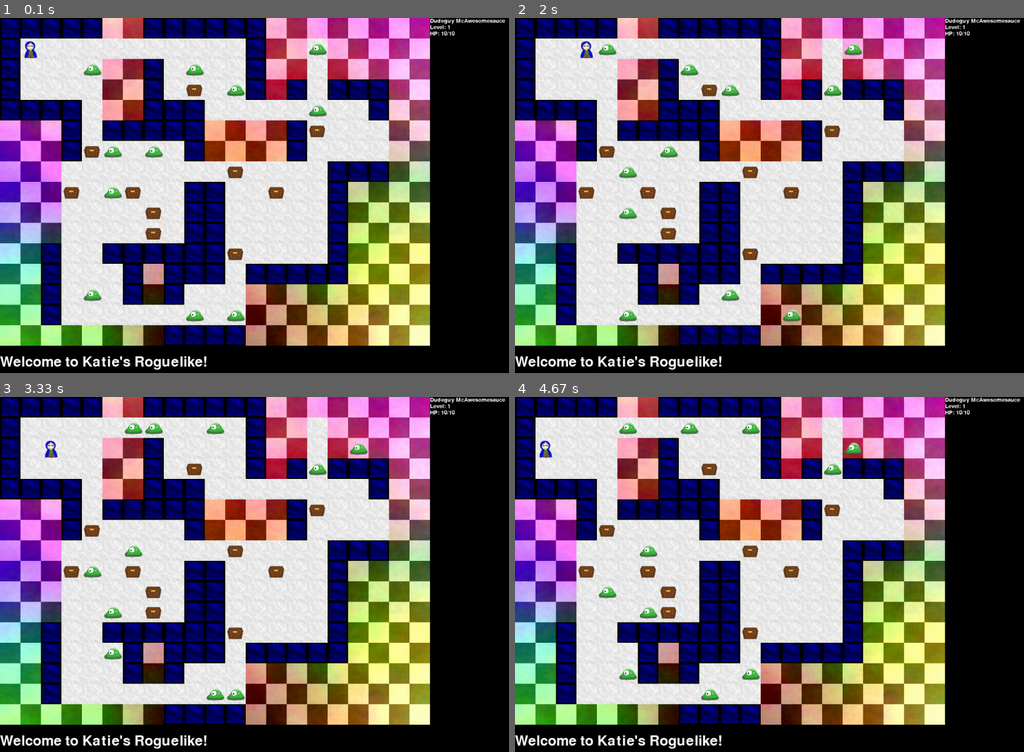
Above: before the commit, frames 1-4 (two rows, left to right).
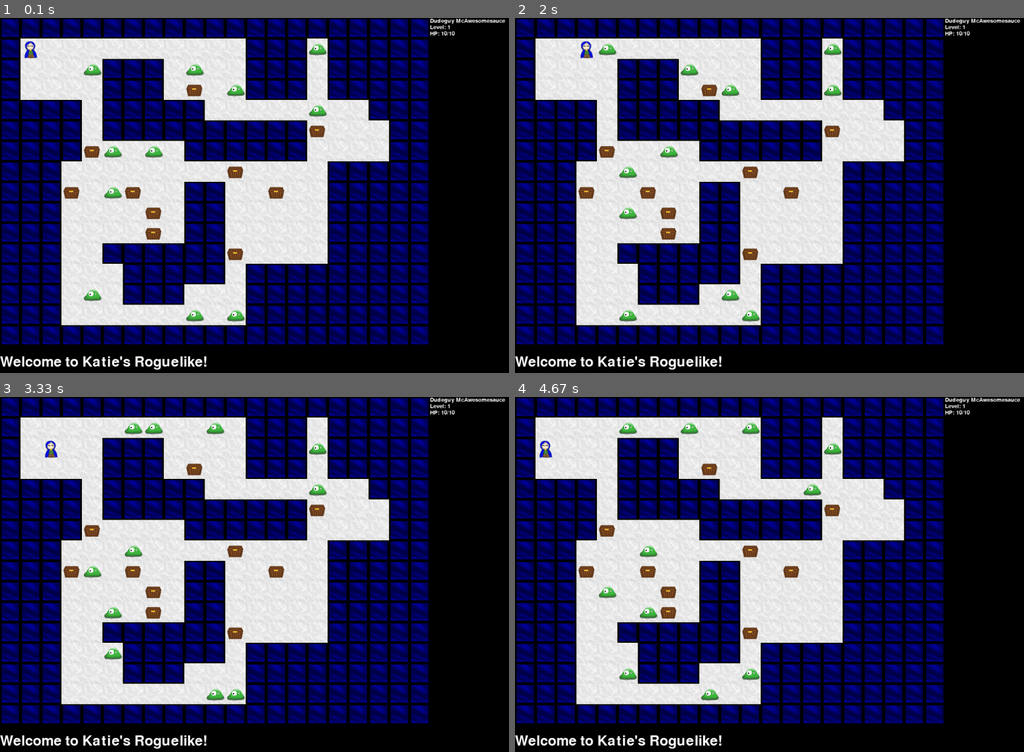
Above: after the commit, the same moments.

Repository: kcunning/Katie-s-Rougish-PyGame
Game: pygame game, started from main.py
Two runs of this game, one before a commit and one after it. Both use one fixed random seed, a clock stepped at 60 frames per second and the inputs below. The source is Python 2; it was converted automatically to run under Python 3.
Inputs:
- Up to frame 1 (0.1 s): no input
- Up to frame 2 (2 s): hold Right 0.33-0.8 s; hold Up 0.83-1.18 s; hold Right 1.22-1.68 s; hold Left from 1.72 s (still down)
- Up to frame 3 (3.33 s): release Left at 2.32 s; hold Down 2.35-3.12 s; hold Left from 3.15 s (still down)
- Up to frame 4 (4.67 s): release Left at 4.03 s; hold Up from 4.07 s (still down)

The runs differ from the first frame. In frame 1, 31% of the frame differs, in the area x 0-85%, y 0-93%; in frame 2, 31%; in frame 3, 31%; in frame 4, 31%.

Commit message:
OMG connected rooms!

Diff:
--- a/roguey/classes/constants.py
+++ b/roguey/classes/constants.py
@@ -7,7 +7,7 @@
 COLUMNS = 16
 ROWS = 21
 TREASURES = 10
-MAX_ROOMS = 7
+MAX_ROOMS = 10
 MONSTERS = 12
 TILE_SIZE = 48
 DIRECTIONS = ['north', 'south', 'east', 'west']
--- a/roguey/classes/gamemap.py
+++ b/roguey/classes/gamemap.py
@@ -44,6 +44,13 @@
                 if not self.treasure[row][col] and self.floor[row][col]:
                     self.monsters[row][col] = Derpy()
                     break
+        self.fill_map()
+
+    def fill_map(self):
+        for i in range(ROWS):
+            for j in range(COLUMNS):
+                    if not self.floor[i][j]:
+                        self.walls[i][j] = 1
 
     def get_rooms(self):
         # Set initial room
@@ -67,7 +74,6 @@
 
     def connect_rooms(self):
         for room in self.roomlist:
-
             i = self.roomlist.index(room)
             try:
                 next = self.roomlist[i+1]
@@ -81,8 +87,8 @@
                 start = next.door[0]
                 end = room.door[0]
             for x in range(start, end):
-                if self.walls[x][room.door[1]]:
-                    self.walls[x][room.door[1]] = 0
+                print x, room.door[1]
+                self.walls[x][room.door[1]] = 0
                 self.floor[x][room.door[1]] = 1
             if room.door[1] < next.door[1]:
                 start = room.door[1]
@@ -91,8 +97,7 @@
                 start = next.door[1]
                 end = room.door[1]
             for y in range(start, end):
-                if self.walls[room.door[0]][y]:
-                    self.walls[room.door[0]][y] = 0
+                self.walls[room.door[0]][y] = 0
                 self.floor[room.door[0]][y] = 1
 
     def check_room(self, coord, height, length):
